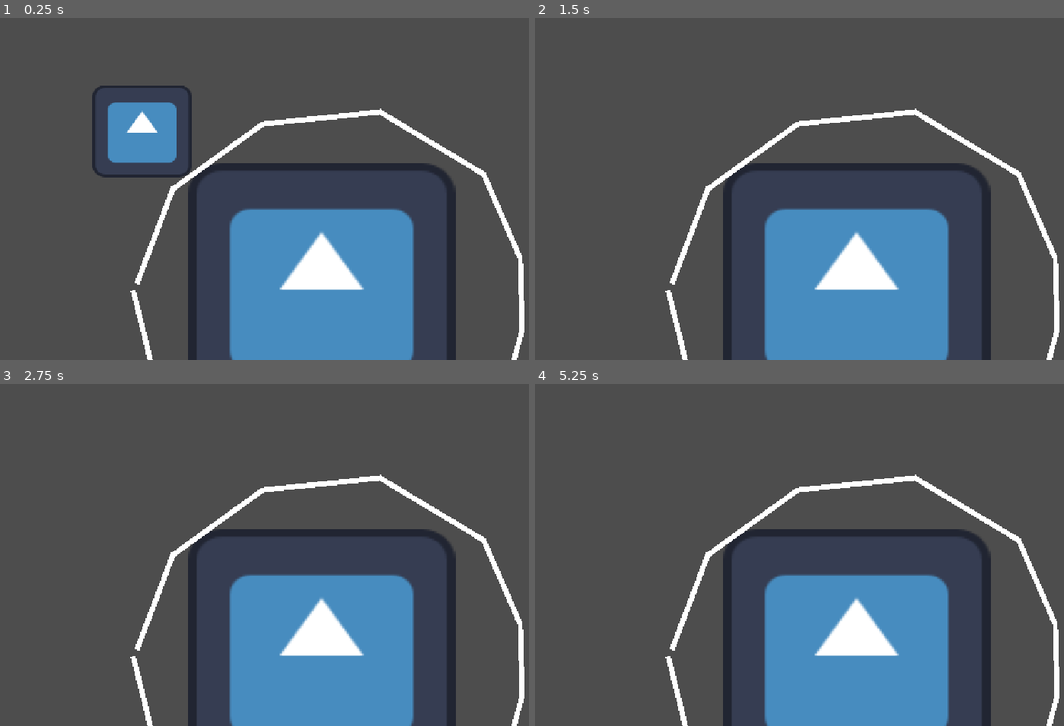
Above: before the commit, frames 1-4 (two rows, left to right).
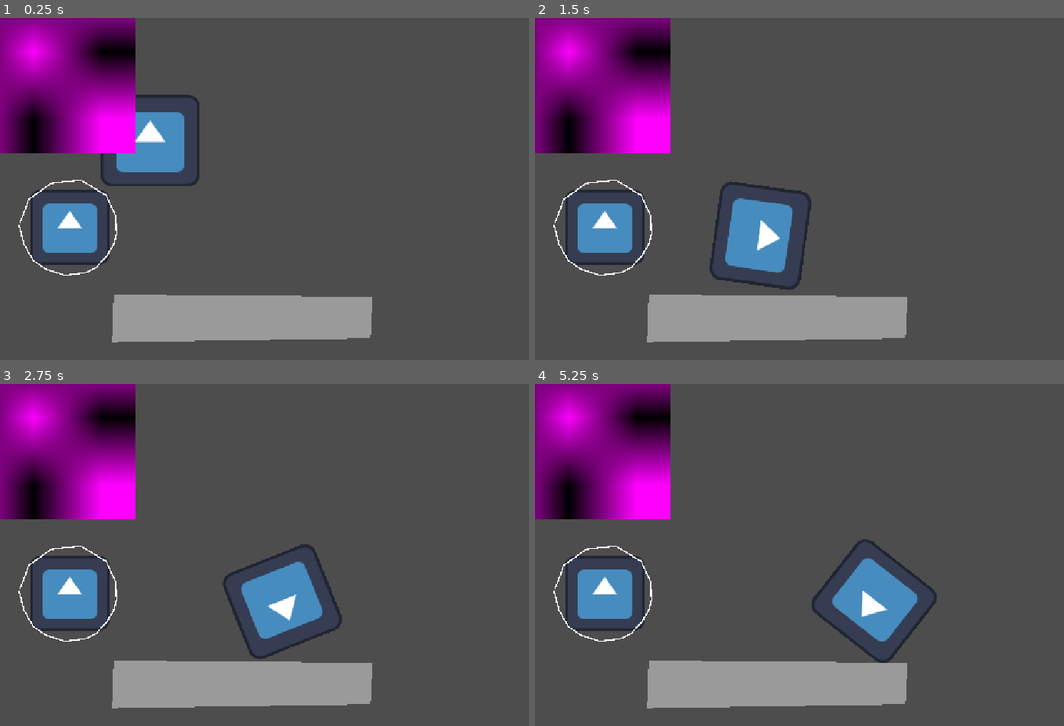
Above: after the commit, the same moments.

Repository: TAL-Trent/SSJamF2026
Game: Godot game, scene res://Test Scene.tscn
The game is run twice, just before and just after one commit, with the same random seed, the same clock (stepped at 60 frames per second) and the same inputs. The engine's default icon, where the game draws it, is replaced by a stand-in: a white triangle on a blue panel in a dark square.
Inputs:
- Up to frame 1 (0.25 s): no input
- Up to frame 2 (1.5 s): no input
- Up to frame 3 (2.75 s): no input
- Up to frame 4 (5.25 s): no input

The runs differ from the first frame. In frame 1, 37% of the frame differs, in the area x 0-100%, y 0-100%; in frame 2, 37%; in frame 3, 34%; in frame 4, 34%.

Commit message:
Added floor to Test Scene

Diff:
--- a/jank/Test Scene.tscn
+++ b/jank/Test Scene.tscn
@@ -8,7 +8,13 @@
 [sub_resource type="CircleShape2D" id="CircleShape2D_oym00"]
 radius = 369.5416
 
+[sub_resource type="NoiseTexture2D" id="NoiseTexture2D_cxiam"]
+
+[sub_resource type="RectangleShape2D" id="RectangleShape2D_cxiam"]
+size = Vector2(542, 108.000015)
+
 [node name="Node2D" type="Node2D" unique_id=965193724]
+position = Vector2(15, 18)
 
 [node name="RigidBody2D" type="RigidBody2D" parent="." unique_id=272158072]
 position = Vector2(268, 187)
@@ -22,15 +28,34 @@
 texture = ExtResource("1_pvqqe")
 
 [node name="StaticBody2D" type="StaticBody2D" parent="." unique_id=1567737292]
-position = Vector2(624, 538)
+position = Vector2(114, 379)
+scale = Vector2(0.5, 0.5)
 
 [node name="CollisionShape2D" type="CollisionShape2D" parent="StaticBody2D" unique_id=362083452]
+scale = Vector2(0.5, 0.5)
 shape = SubResource("CircleShape2D_oym00")
 
 [node name="Icon" type="Sprite2D" parent="StaticBody2D/CollisionShape2D" unique_id=444570]
-position = Vector2(-15.500008, -30.999985)
-scale = Vector2(3.9453125, 3.6250002)
+position = Vector2(11.999931, -1.9999084)
+scale = Vector2(4.6875, 4.406251)
 texture = ExtResource("1_pvqqe")
 
 [node name="Line2D" type="Line2D" parent="StaticBody2D/CollisionShape2D" unique_id=1181462710]
 points = PackedVector2Array(-365, -34, -297, -214, -127, -337, 95, -360, 291, -242, 360, -83, 364, 51, 345, 125, 296, 211, 215, 301, 124, 345, -28, 363, -173, 314, -266, 247, -336, 124, -372, -22)
+
+[node name="GPUParticles2D" type="GPUParticles2D" parent="." unique_id=1549837791]
+position = Vector2(84, 281)
+amount = 11
+texture = SubResource("NoiseTexture2D_cxiam")
+
+[node name="Floor" type="StaticBody2D" parent="." unique_id=1060266912]
+position = Vector2(889.1045, 111.62189)
+
+[node name="Polygon2D" type="Polygon2D" parent="Floor" unique_id=1738322572]
+position = Vector2(-201, 392)
+color = Color(0.6073017, 0.60730165, 0.60730165, 1)
+polygon = PackedVector2Array(1.8955078, 6.378113, -488.1045, 2.3781128, -491.1045, 92.37811, -2.1044922, 85.37811)
+
+[node name="CollisionShape2D" type="CollisionShape2D" parent="Floor" unique_id=1904054581]
+position = Vector2(-448, 439)
+shape = SubResource("RectangleShape2D_cxiam")
